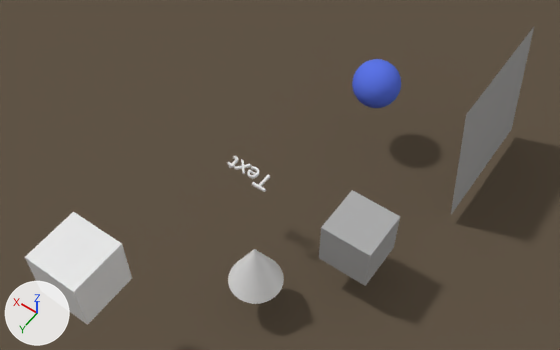
A saved change to the Blender file Blender/untitled_ctrl.blend.
The view is the same before and after, from a camera (50 mm lens) standing at (-10.43, 17.22, 25.11) and looking at (-0.34, 3.1, 2.92). Every picture has the same lights, and +X, +Y and +Z are marked at lower left.
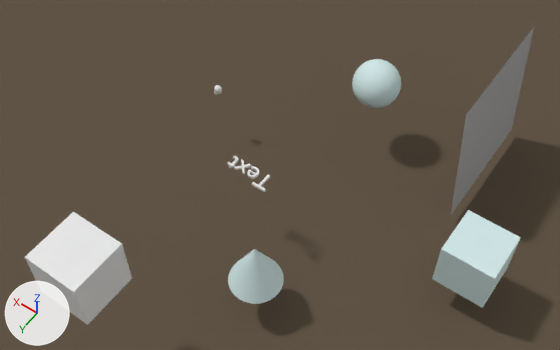
Changed parts and their boxes [x1, y1, x2, y2] in the pictures (560 x 350 px):
'Cube.001', recoloured, moved: before [319, 190, 400, 286]; after [432, 210, 521, 308]
'Cone', recoloured: [228, 249, 284, 304] in both
'Sphere', recoloured (blue to white): [352, 59, 401, 108] in both
'Listener', added: after [214, 85, 222, 95]

Diff of the bpy script that builds the scene:
```diff
--- a/Blender/untitled_ctrl.blend.py
+++ b/Blender/untitled_ctrl.blend.py
@@ mat_material_001 @@
 mat_material_001 = diffuse_material('Material.001')
-mat_material_001.base_color = (0.11, 0.179, 0.8)  # blue #5d75e7
+mat_material_001.base_color = (0.641, 0.8, 0.8)  # white #d1e7e7
@@ mat_material_007 @@
+mat_material_007 = diffuse_material('Material.007')
+mat_material_007.base_color = (0.8, 0.8, 0.8)  # white #e7e7e7
@@ me_cube_003 @@
 me_cube_003.from_pydata(...)  # 8 vertices, 6 faces; spans x -1.0..1.0, y -1.0..1.0, z -1.0..1.0
-me_cube_003.materials.append(mat_material_004)  # grey #acacac
+me_cube_003.materials.append(mat_material_001)  # white #d1e7e7
@@ me_cone @@
 me_cone.from_pydata(...)  # 33 vertices, 33 faces; spans x -1.0..1.0, y -1.0..1.0, z -1.0..1.0
+me_cone.materials.append(mat_material_001)  # white #d1e7e7
@@ me_cube_002 @@
+me_cube_002.from_pydata(...)  # 160 vertices, 158 faces; spans x -0.78..0.78, y -0.88..1.32, z -1.87..0.87
+me_cube_002.materials.append(mat_material_007)  # white #e7e7e7
@@ ob_cube_001 @@
 ob_cube_001 = bpy.data.objects.new('Cube.001', me_cube_003)
-ob_cube_001.location = (-3.78, 3.06, 1.78)
+ob_cube_001.location = (-7.58, 1.42, 1.78)
@@ ob_listener @@
+ob_listener = bpy.data.objects.new('Listener', me_cube_002)
+ob_listener.location = (5.06, 0.0, 1.55)
+ob_listener.rotation_euler = (0.0, 0.0, 4.712)  # degrees (0, 0, 270)
+ob_listener.scale = (0.181, 0.181, 0.181)
+_m = ob_listener.modifiers.new('Subsurf', 'SUBSURF')
+_m.levels = 3
+_m.render_levels = 1
```
